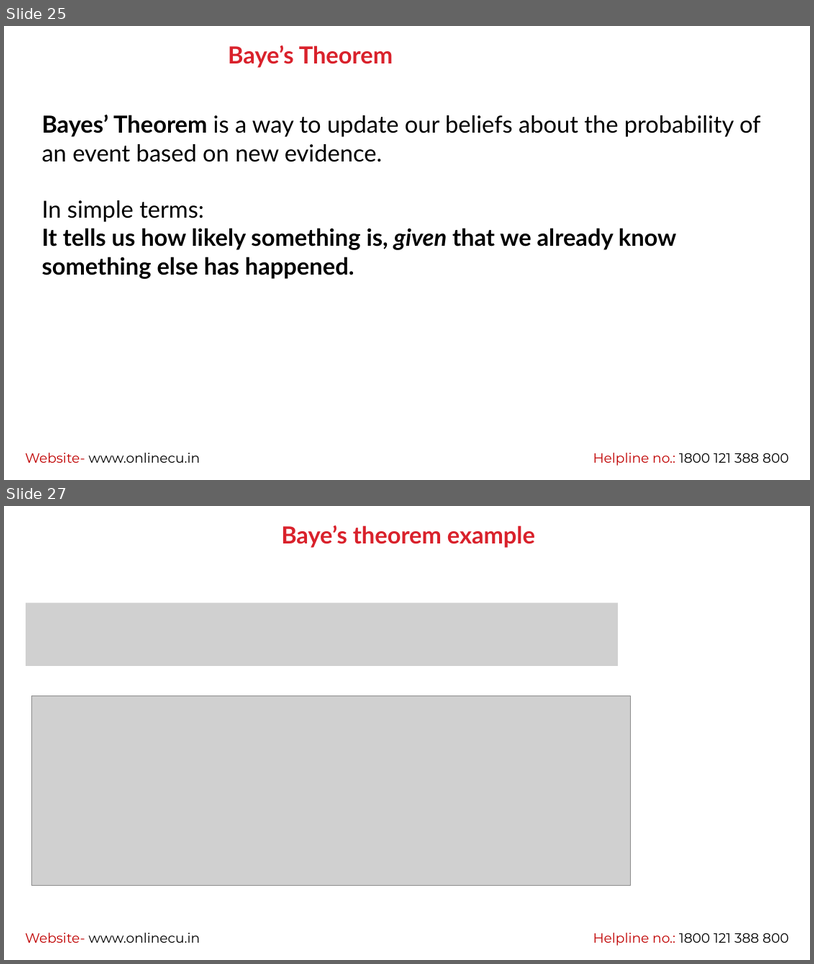
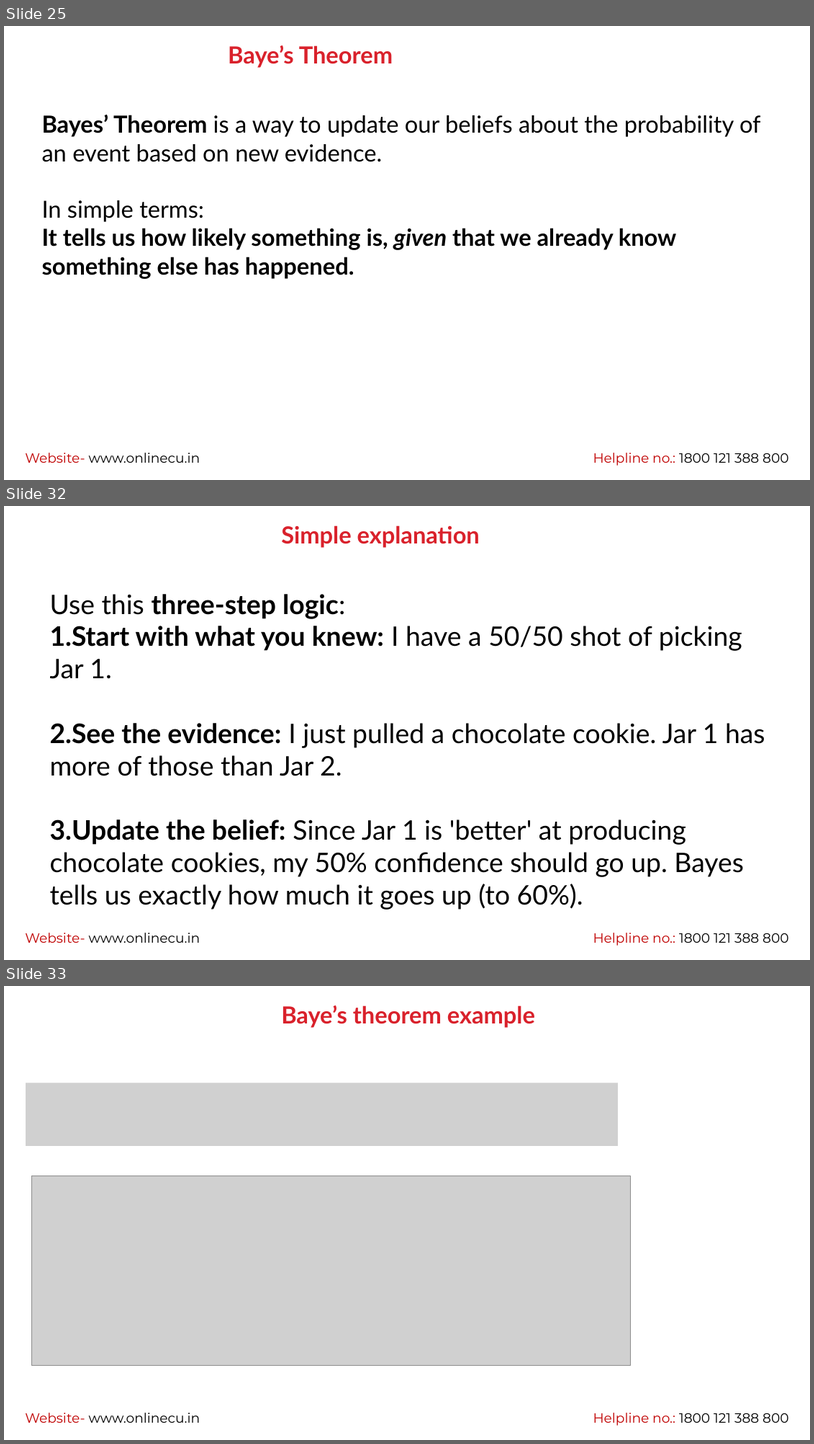
Before and after one commit to vikashkmd/CU-Feb-2026, a slide deck: Session 6 Probability Theory (1).pptx. Shown one above the other, each under a label of ours: slides 25 and 27 before the commit, slides 25, 32 and 33 after it; the slides between them are not shown. The pictures are 814x964 and 814x1444 pixels, drawn with LibreOffice and Linux fonts; fonts in the diff are those of the drawing; grey boxes stand for pictures; background and template pictures are left out. Boxes give left, top, right and bottom in pixels: in the first picture for what was removed or moved away, otherwise in the second. Text is boxed around its words. In the diff, an @@ line names an element or a change of style, - is before the commit and + after.

Commit message:
bayes theorem updated

```diff
--- a/Session 6 Probability Theory (1).pptx
+++ b/Session 6 Probability Theory (1).pptx
@@ slide 32 added at (x1=4, y1=506, x2=810, y2=960), background picture (left out); not listed: 2 template elements that a slide beside it also shows @@
@@ text added at (x1=281, y1=525, x2=480, y2=548), 28 pt, text #D9212B, bold @@
+Simple explanation
@@ text added at (x1=50, y1=594, x2=766, y2=909), 32 pt, text #000000 @@
+Use this three-step logic:
+1. Start with what you knew: I have a 50/50 shot of picking Jar 1.
+2. See the evidence: I just pulled a chocolate cookie. Jar 1 has more of those than Jar 2.
+3. Update the belief: Since Jar 1 is 'better' at producing chocolate cookies, my 50% confidence should go up. Bayes tells us exactly how much it goes up (to 60%).
@@ what was slide 27 is now slide 33 @@
```
Also in this commit, not shown: 6 slides changed, 6 other slides added, 1 slide removed.
